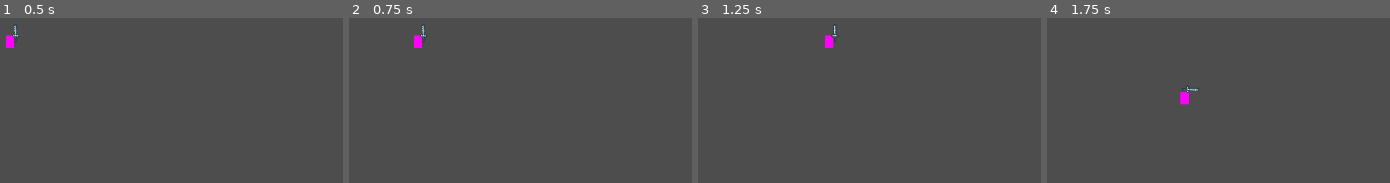
Above: before the commit, frames 1-4 (left to right).
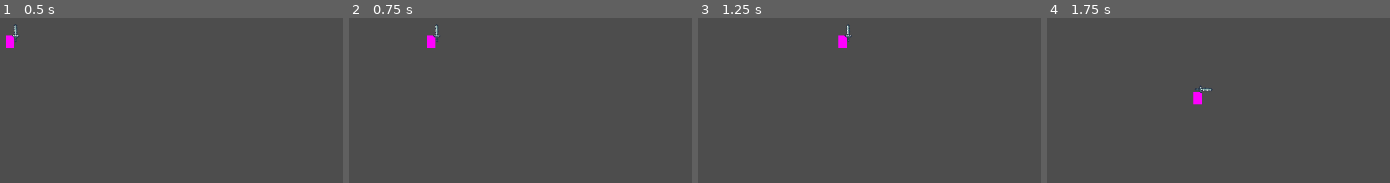
Above: after the commit, the same moments.

Repository: ARCsweden/GameJam2024SpringB
Game: Godot game, scene res://Scenes/Player.tscn
Two runs of this game, one before a commit and one after it. Both use one fixed random seed, a clock stepped at 60 frames per second and the inputs below. This scene is started directly instead of the project's main scene.
Inputs:
- Up to frame 1 (0.5 s): no input
- Up to frame 2 (0.75 s): tap Enter at 0.5 s; hold Right (ui_right) from 0.53 s (still down); tap Space (dodge) at 0.6 s
- Up to frame 3 (1.25 s): keep holding Right (ui_right)
- Up to frame 4 (1.75 s): tap Space (dodge) at 1.25, 1.55 s; release Right (ui_right) at 1.28 s; hold Down (ui_down) from 1.28 s (still down); tap J (attack) at 1.35 s

Frame 1 is identical in both runs. In frame 2, 0.6% of the frame differs, in the area x 18-27%, y 3-19%; in frame 3, 0.6%, in the area x 37-45%, y 3-19%; in frame 4, 0.6%.

Commit message:
changes some values

Diff:
--- a/Scenes/CharacterBody.gd
+++ b/Scenes/CharacterBody.gd
@@ -2,9 +2,9 @@
 
 # Movement and Dodge Properties
 var speed = 300
-var dodge_speed = 1000
+var dodge_speed = 2000
 var dodging = false
-var dodge_duration = 0.1
+var dodge_duration = 0.05
 var dodge_cooldown = 1  # Cooldown duration in seconds
 var can_dodge = true      # Flag to check if dodge can be triggered
 
